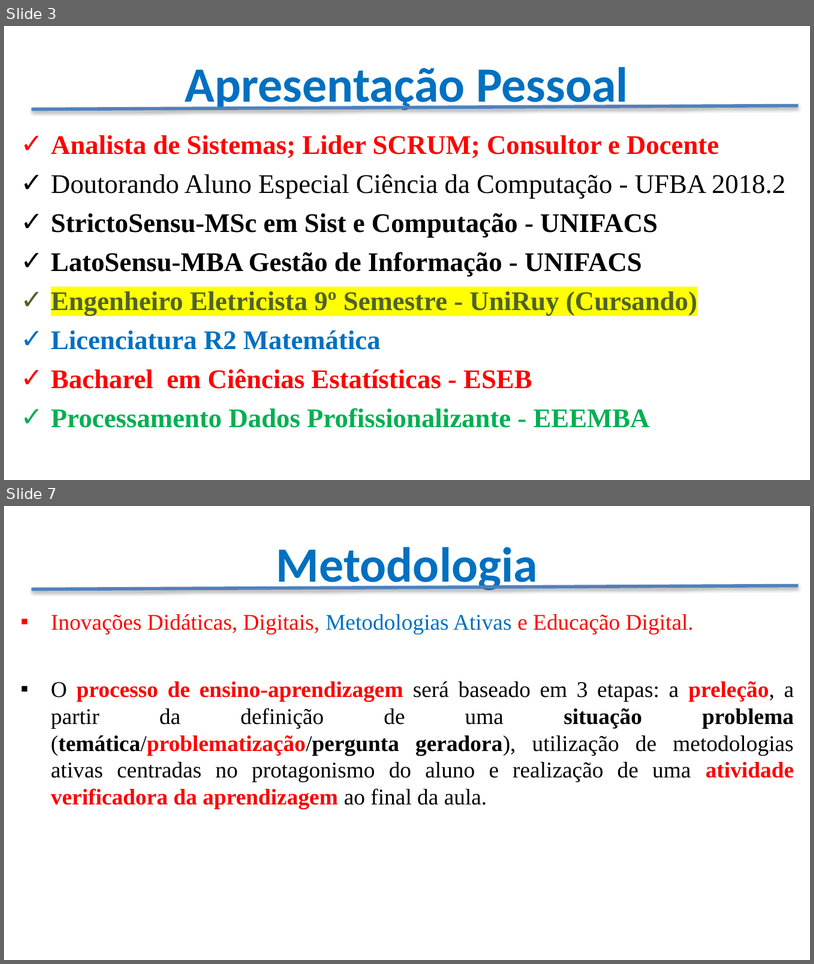
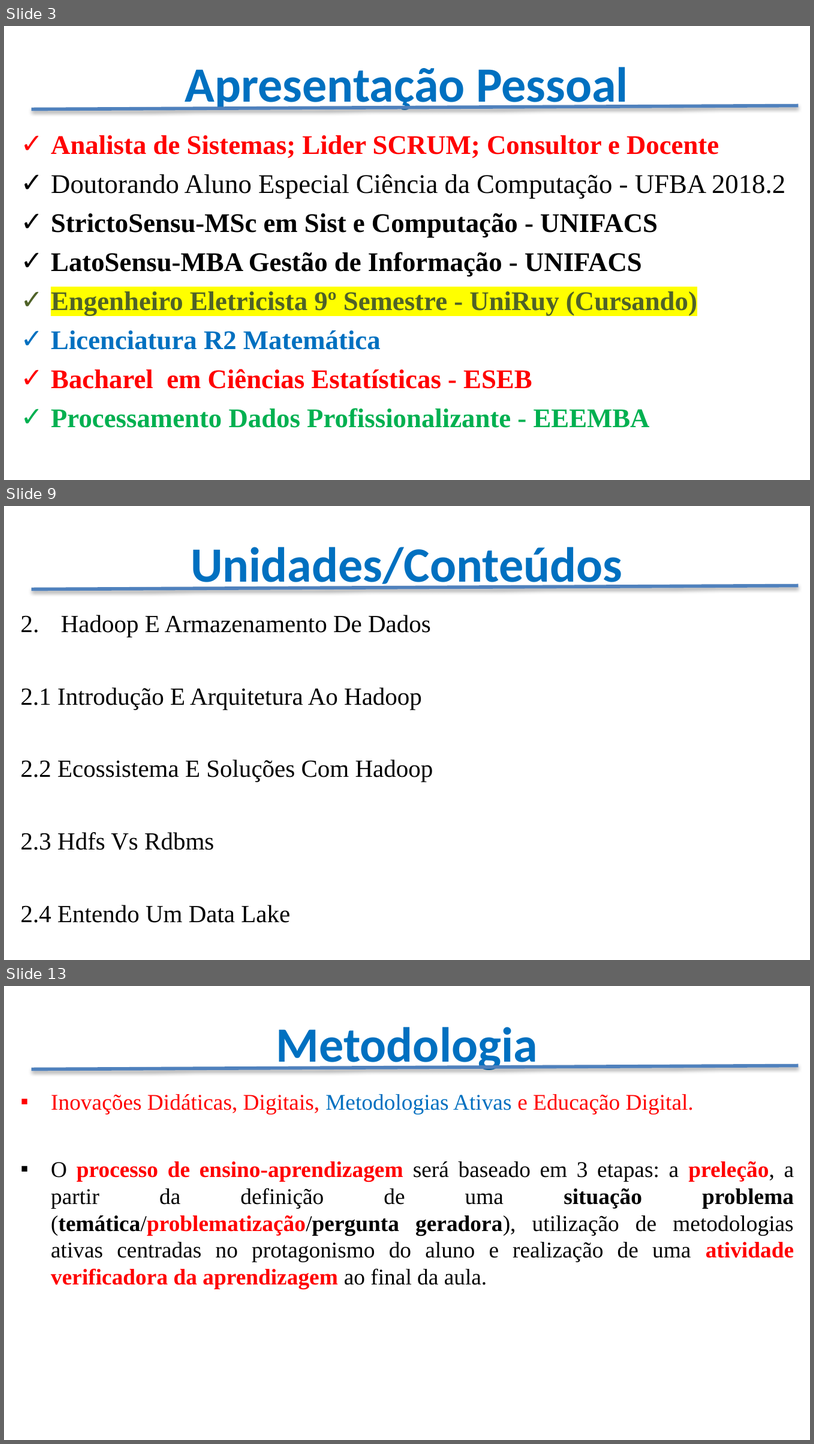
Before and after one commit to CloudEducationBrazil/WydenPythonBigData, a slide deck: Apresentação - Python Big Data.pptx. Shown one above the other, each under a label of ours: slides 3 and 7 before the commit, slides 3, 9 and 13 after it; the slides between them are not shown. The pictures are 814x964 and 814x1444 pixels, drawn with LibreOffice and Linux fonts; fonts in the diff are those of the drawing; background and template pictures are left out. Boxes give left, top, right and bottom in pixels: in the first picture for what was removed or moved away, otherwise in the second. Text is boxed around its words. In the diff, an @@ line names an element or a change of style, - is before the commit and + after.

Commit message:
aulas ppt Python big data

```diff
--- a/Apresentação - Python Big Data.pptx
+++ b/Apresentação - Python Big Data.pptx
@@ slide 9 added at (4,506,810,960), background picture (left out) @@
@@ title added at (191,547,623,593), 44 pt, text #0070C0, bold @@
+Unidades/Conteúdos
@@ line added from (32, 589) to (798, 586), #4F81BD 3 pt @@
@@ text added at (21,615,434,922), 22 pt, text #000000 @@
+2. Hadoop E Armazenamento De Dados
+2.1 Introdução E Arquitetura Ao Hadoop
+2.2 Ecossistema E Soluções Com Hadoop
+2.3 Hdfs Vs Rdbms
+2.4 Entendo Um Data Lake
@@ what was slide 7 is now slide 13 @@
```
Also in this commit, not shown: 5 slides changed, 8 other slides added, 1 slide removed, 29 other files.
